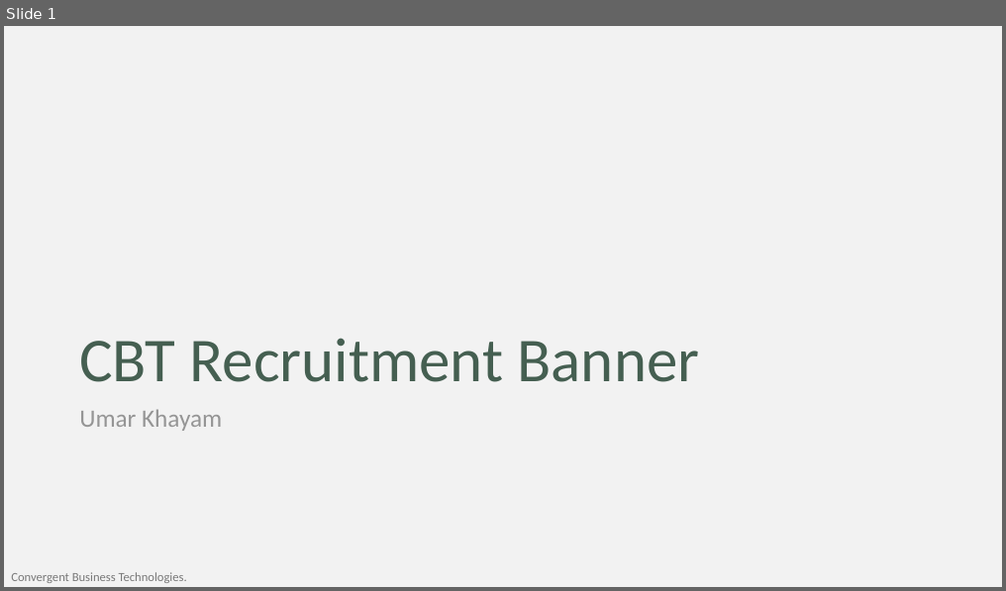
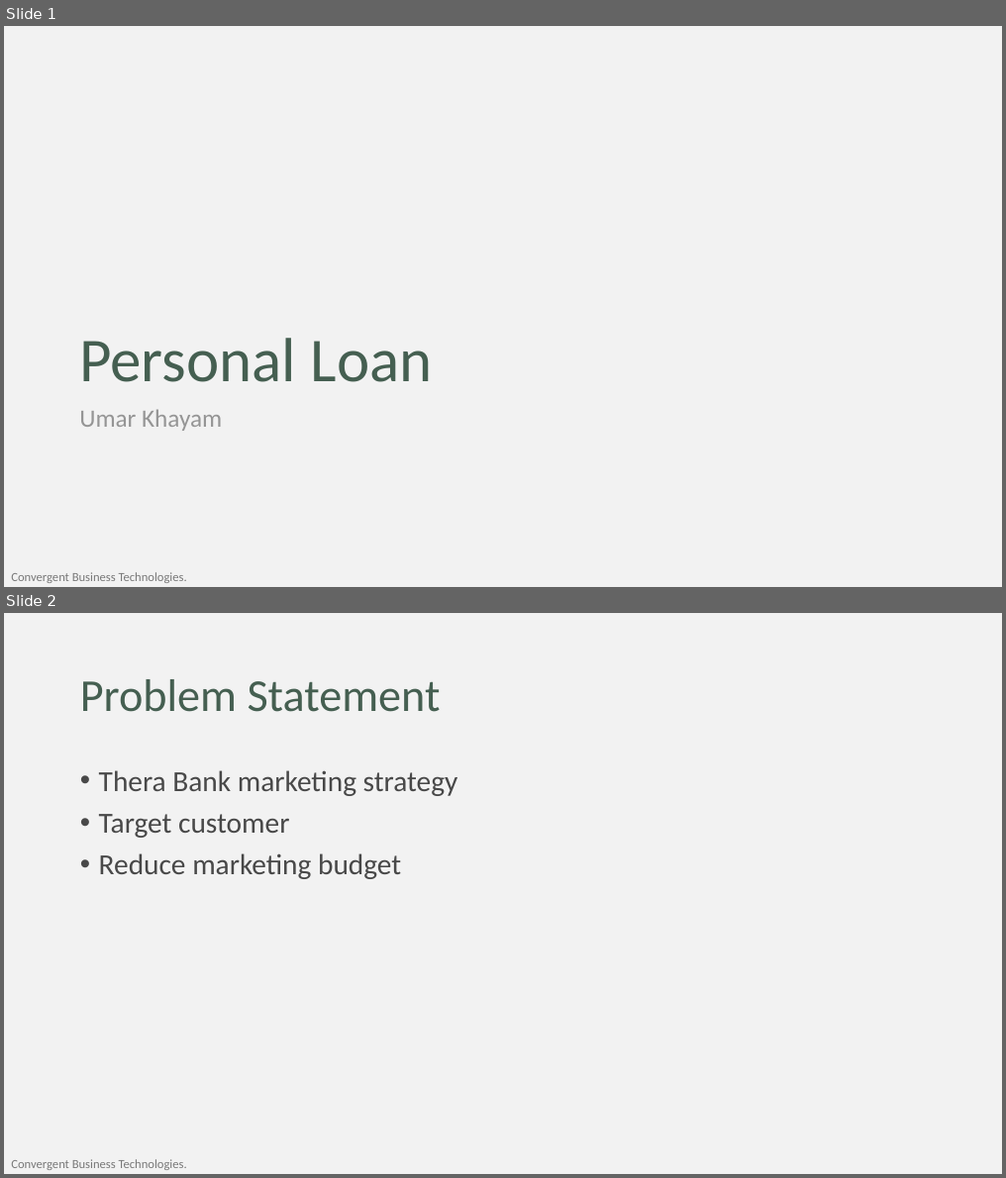
Before and after one commit to umar-khayam/Data-Science, a slide deck: Learning/Statistics/ISL/Presentation_v1.2.pptx. Shown one above the other, each under a label of ours: slide 1 before the commit, slides 1 and 2 after it. The pictures are 1006x591 and 1006x1178 pixels, drawn with LibreOffice and Linux fonts; fonts in the diff are those of the drawing; background and template pictures are left out. Boxes give left, top, right and bottom in pixels: in the first picture for what was removed or moved away, otherwise in the second. Text is boxed around its words. In the diff, an @@ line names an element or a change of style, - is before the commit and + after.

Commit message:
Bank Personal Loan

```diff
--- a/Learning/Statistics/ISL/Presentation_v1.2.pptx
+++ b/Learning/Statistics/ISL/Presentation_v1.2.pptx
@@ slide 2 added at (4, 613, 1002, 1174), background #F2F2F2; not listed: 1 template element that a slide beside it also shows @@
@@ title added at (80, 679, 441, 712), 44 pt, text #455F51 @@
+Problem Statement
@@ text added at (99, 770, 458, 879), 28 pt, text #484848 @@
+• Thera Bank marketing strategy
+• Target customer
+• Reduce marketing budget
@@ slide 1 changed as well @@
@@ title at (79, 338, 433, 382): text changed @@
-CBT Recruitment Banner
+Personal Loan
```
Also in this commit, not shown: 16 other slides added, 10 slides removed, 7 other files.
